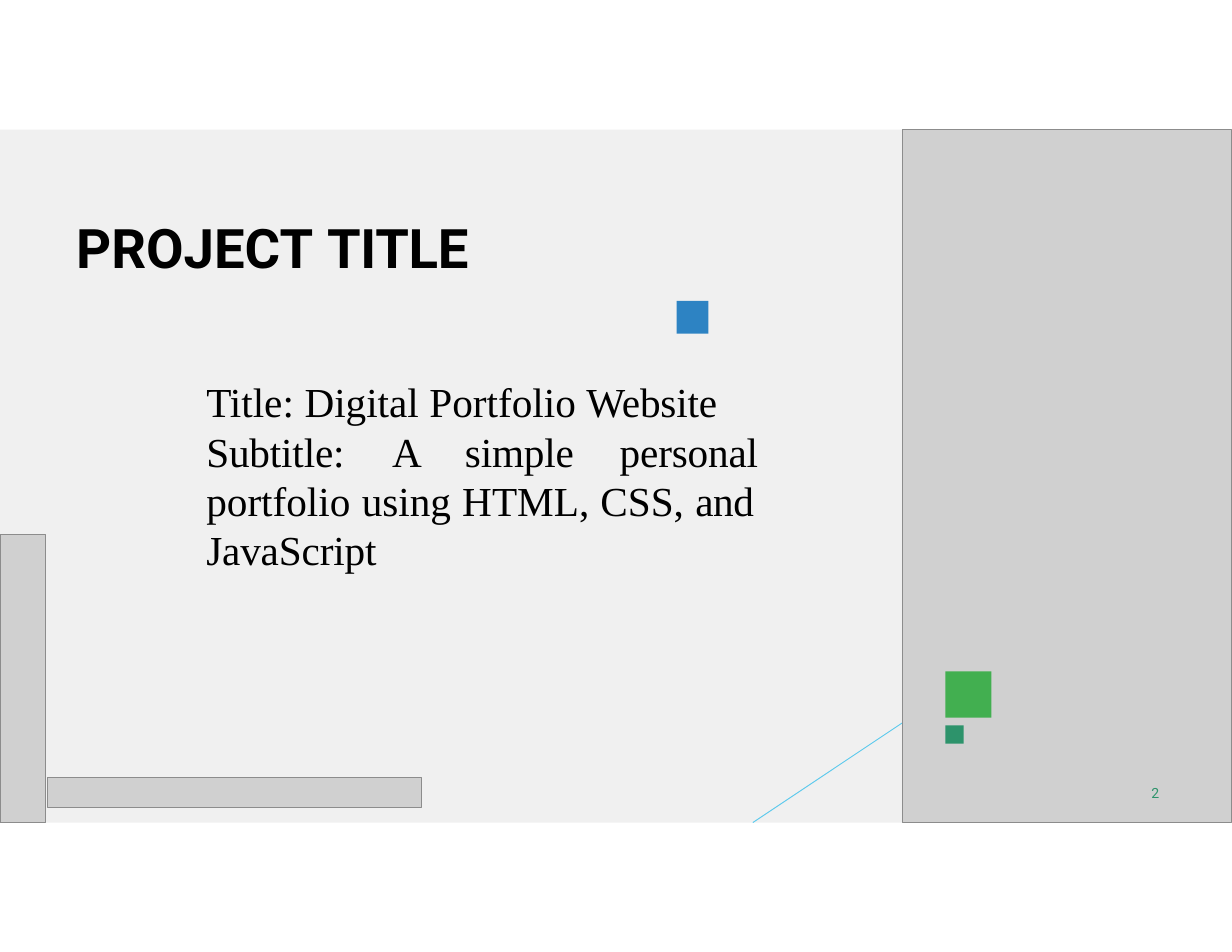
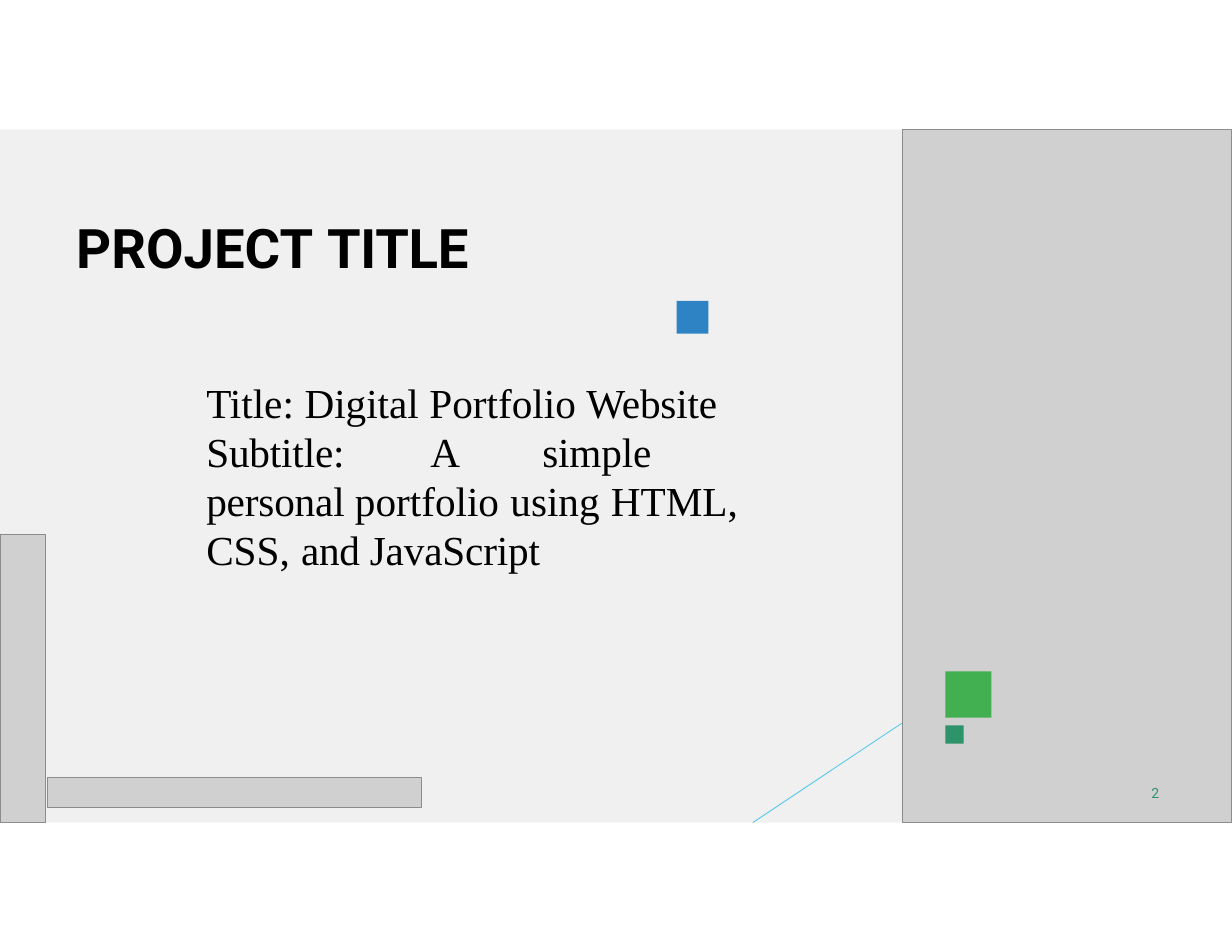
Before and after one commit to Priyadharshini3161/TNSDC-FWD-DP, a slide deck: slide 2 of portfolio.pptx. Drawn at 1232x952 pixels with LibreOffice and Linux fonts; fonts in the diff are those of the drawing; grey boxes stand for pictures. Boxes give left, top, right and bottom in pixels: in the first picture for what was removed or moved away, otherwise in the second. Text is boxed around its words. In the diff, an @@ line names an element or a change of style, - is before the commit and + after.

```diff
--- a/portfolio.pptx
+++ b/portfolio.pptx
@@ freeform shape at [0, 130, 1232, 823]: outline redrawn @@
@@ text "Title: Digital Portfolio Website Subtitle: ..." rewrapped from [206, 388, 758, 574] to [206, 389, 738, 574] @@
```
Also in this commit, not shown: 10 other slides changed.
